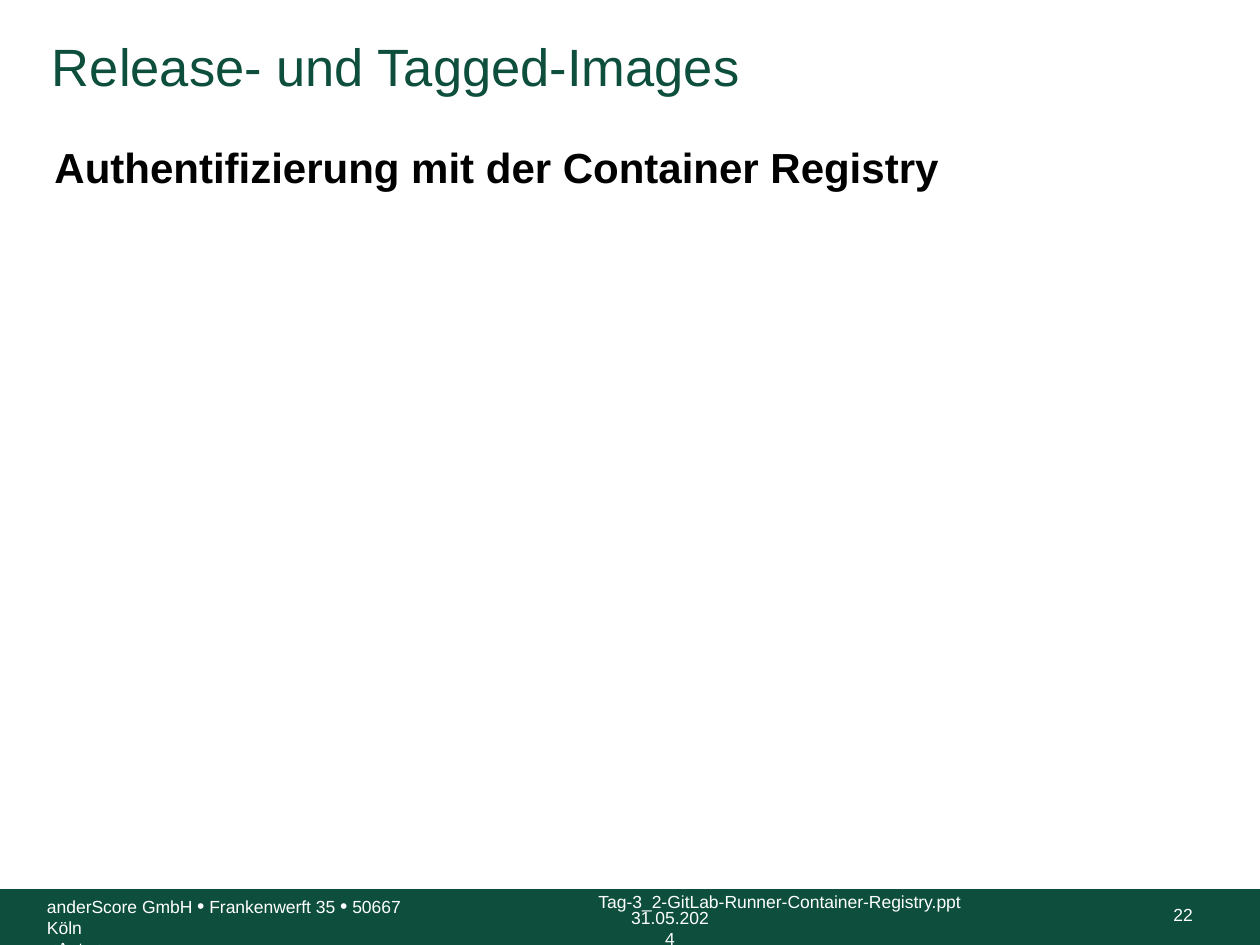
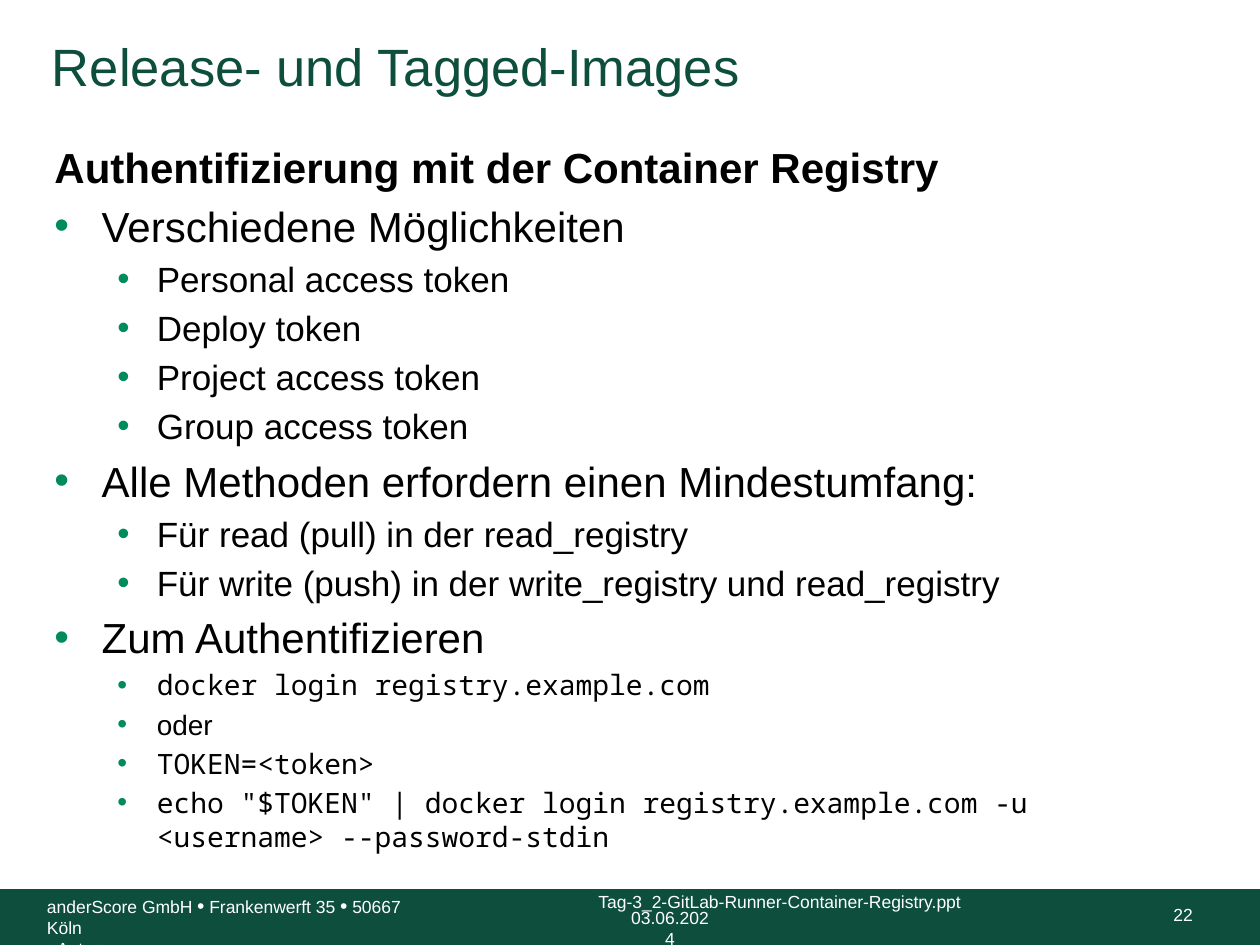
Before and after one commit to anderscore-gmbh/gitlab, a slide deck: slide 22 of slides/Tag-3_3-Release-und-Tagged-Images.pptx. Drawn at 1260x945 pixels with LibreOffice and Linux fonts; fonts in the diff are those of the drawing; background and template pictures are left out. Boxes give left, top, right and bottom in pixels: in the first picture for what was removed or moved away, otherwise in the second. Text is boxed around its words. In the diff, an @@ line names an element or a change of style, - is before the commit and + after.

Commit message:
Tag-3_3: Zwischenstand zur Verwendung von GitLab für Docker-Images

```diff
--- a/slides/Tag-3_3-Release-und-Tagged-Images.pptx
+++ b/slides/Tag-3_3-Release-und-Tagged-Images.pptx
@@ text at bbox=[102, 211, 1027, 854]: paragraphs added @@
+• Verschiedene Möglichkeiten
+  • Personal access token
+  • Deploy token
+  • Project access token
+  • Group access token
+• Alle Methoden erfordern einen Mindestumfang:
+  • Für read (pull) in der read_registry
+  • Für write (push) in der write_registry und read_registry
+• Zum Authentifizieren
+  • docker login registry.example.com
+  • oder
+  • TOKEN=<token>
+  • echo "$TOKEN" | docker login registry.example.com -u <username> --password-stdin
@@ text at bbox=[631, 911, 709, 924]: text changed @@
-31.05.2024
+03.06.2024
```
Also in this commit, not shown: 23 other slides changed, 7 slides added.
